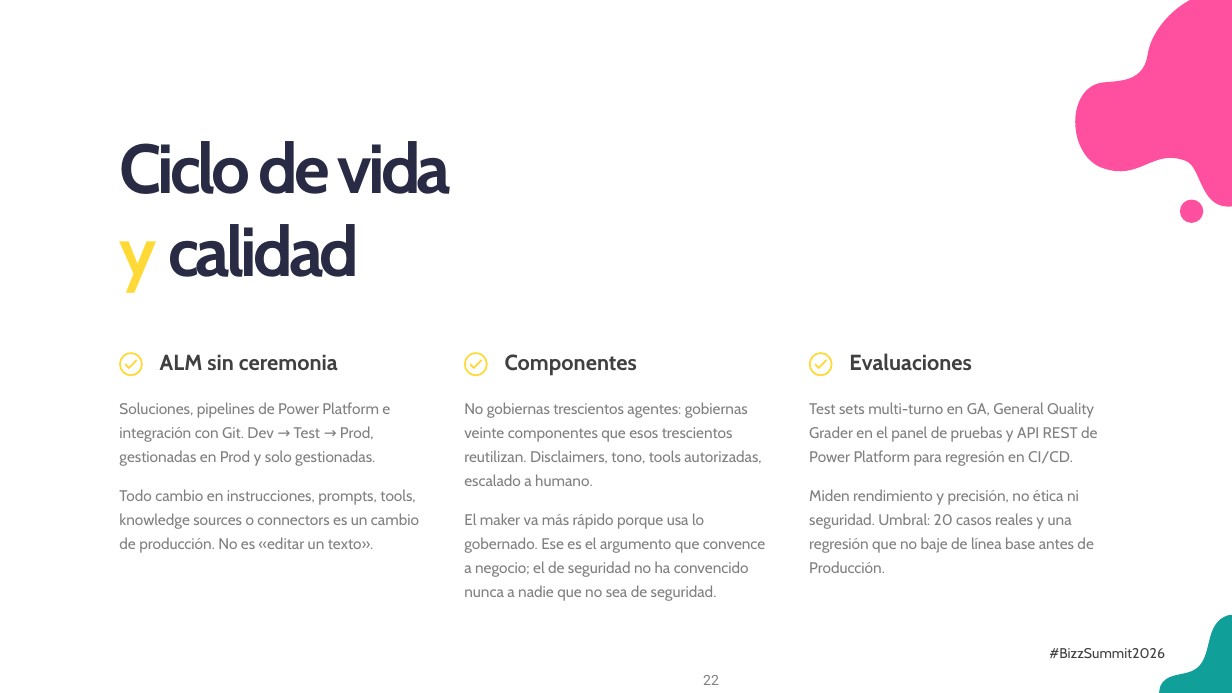
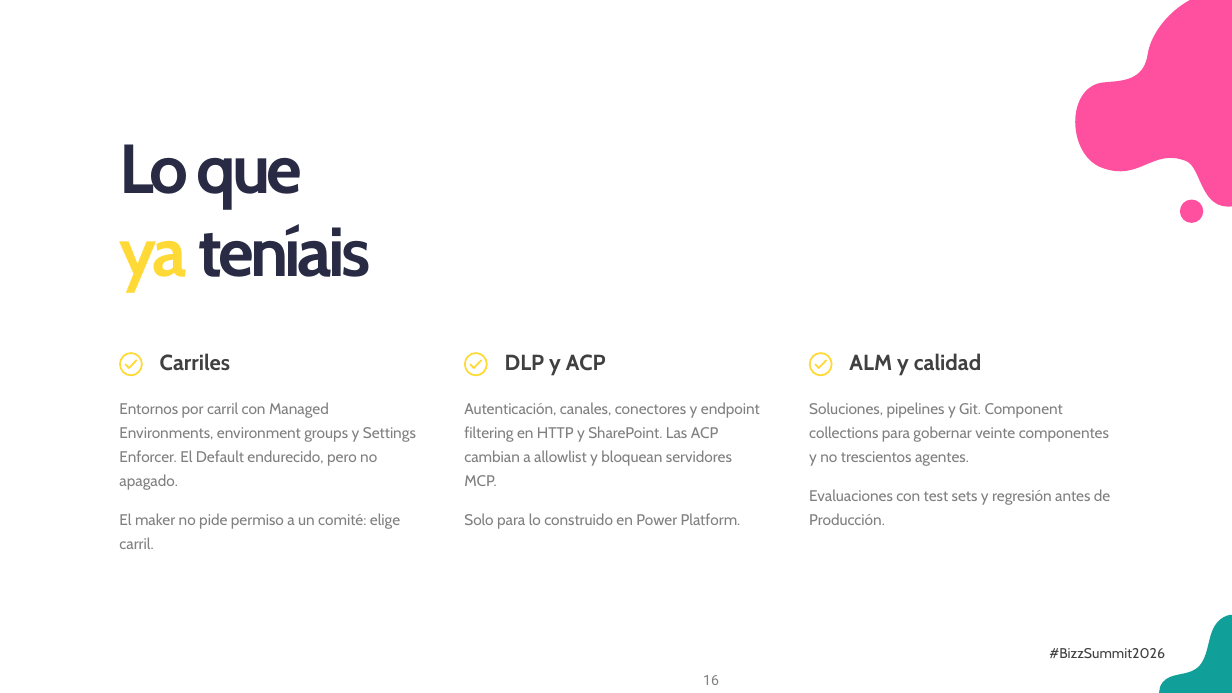
Before and after one commit to antoniosql/materiales-sesiones, a slide deck: slide 16 of BizzSummit/2026/01_trabajo/BizzSummit2026_De_la_jungla_al_control_plane.pptx (slide 22 before the commit). Drawn at 1232x693 pixels with LibreOffice and Linux fonts; fonts in the diff are those of the drawing; background and template pictures are left out. Boxes give left, top, right and bottom in pixels: in the first picture for what was removed or moved away, otherwise in the second. Text is boxed around its words. In the diff, an @@ line names an element or a change of style, - is before the commit and + after.

```diff
--- a/BizzSummit/2026/01_trabajo/BizzSummit2026_De_la_jungla_al_control_plane.pptx
+++ b/BizzSummit/2026/01_trabajo/BizzSummit2026_De_la_jungla_al_control_plane.pptx
@@ text at bbox=[119, 144, 371, 292]: text changed @@
-Ciclo de vida
-y calidad
+Lo que
+ya teníais
@@ text at bbox=[160, 353, 230, 371]: text changed @@
-ALM sin ceremonia
+Carriles
@@ text at bbox=[505, 354, 606, 376]: text changed @@
-Componentes
+DLP y ACP
@@ text at bbox=[849, 353, 981, 376]: text changed @@
-Evaluaciones
+ALM y calidad
@@ text at bbox=[119, 402, 416, 549]: text changed @@
-Soluciones, pipelines de Power Platform e integración con Git. Dev → Test → Prod, gestionadas en Prod y solo gestionadas.
-Todo cambio en instrucciones, prompts, tools, knowledge sources o connectors es un cambio de producción. No es «editar un texto».
+Entornos por carril con Managed Environments, environment groups y Settings Enforcer. El Default endurecido, pero no apagado.
+El maker no pide permiso a un comité: elige carril.
@@ text at bbox=[464, 402, 760, 529]: text changed @@
-No gobiernas trescientos agentes: gobiernas veinte componentes que esos trescientos reutilizan. Disclaimers, tono, tools autorizadas, escalado a humano.
-El maker va más rápido porque usa lo gobernado. Ese es el argumento que convence a negocio; el de seguridad no ha convencido nunca a nadie que no sea de seguridad.
+Autenticación, canales, conectores y endpoint filtering en HTTP y SharePoint. Las ACP cambian a allowlist y bloquean servidores MCP.
+Solo para lo construido en Power Platform.
@@ text at bbox=[809, 402, 1110, 525]: text changed @@
-Test sets multi-turno en GA, General Quality Grader en el panel de pruebas y API REST de Power Platform para regresión en CI/CD.
-Miden rendimiento y precisión, no ética ni seguridad. Umbral: 20 casos reales y una regresión que no baje de línea base antes de Producción.
+Soluciones, pipelines y Git. Component collections para gobernar veinte componentes y no trescientos agentes.
+Evaluaciones con test sets y regresión antes de Producción.
@@ page number at bbox=[703, 675, 719, 685]: text changed @@
-22
+16
```
Also in this commit, not shown: 20 other slides changed, 13 other files.
